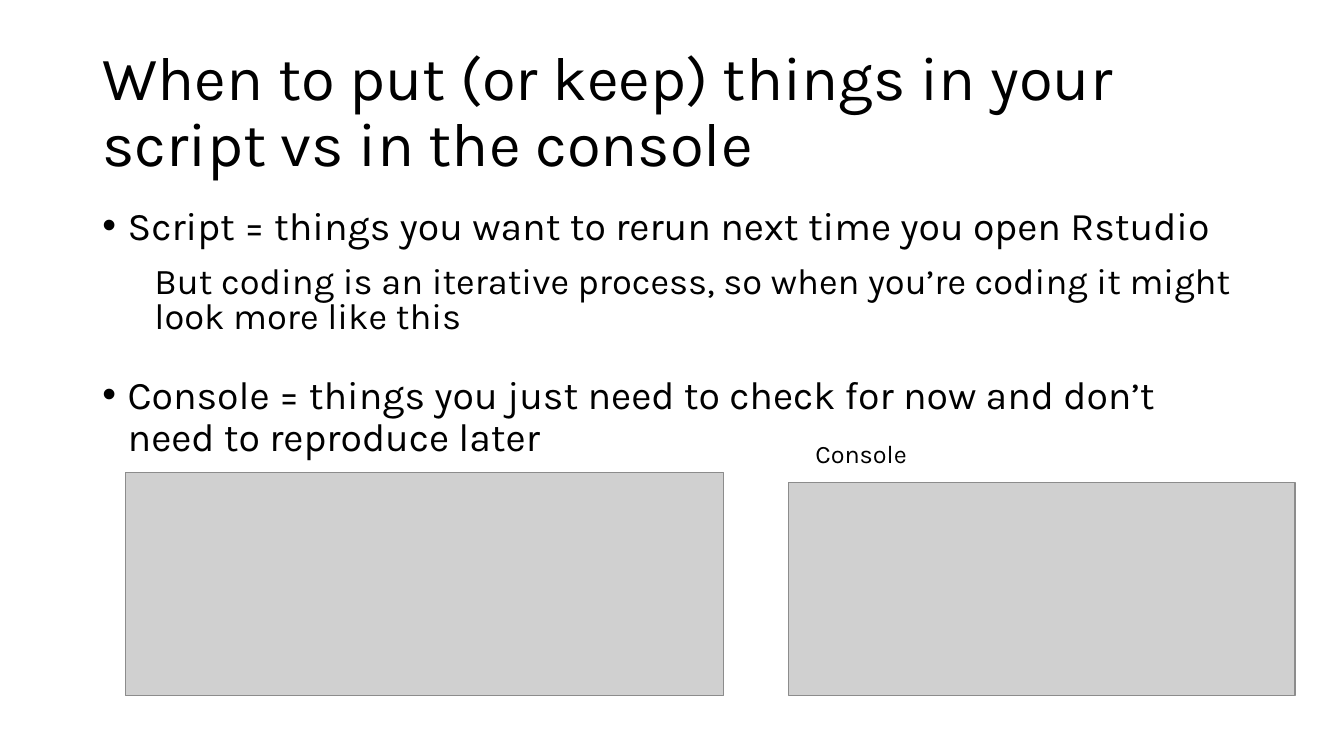
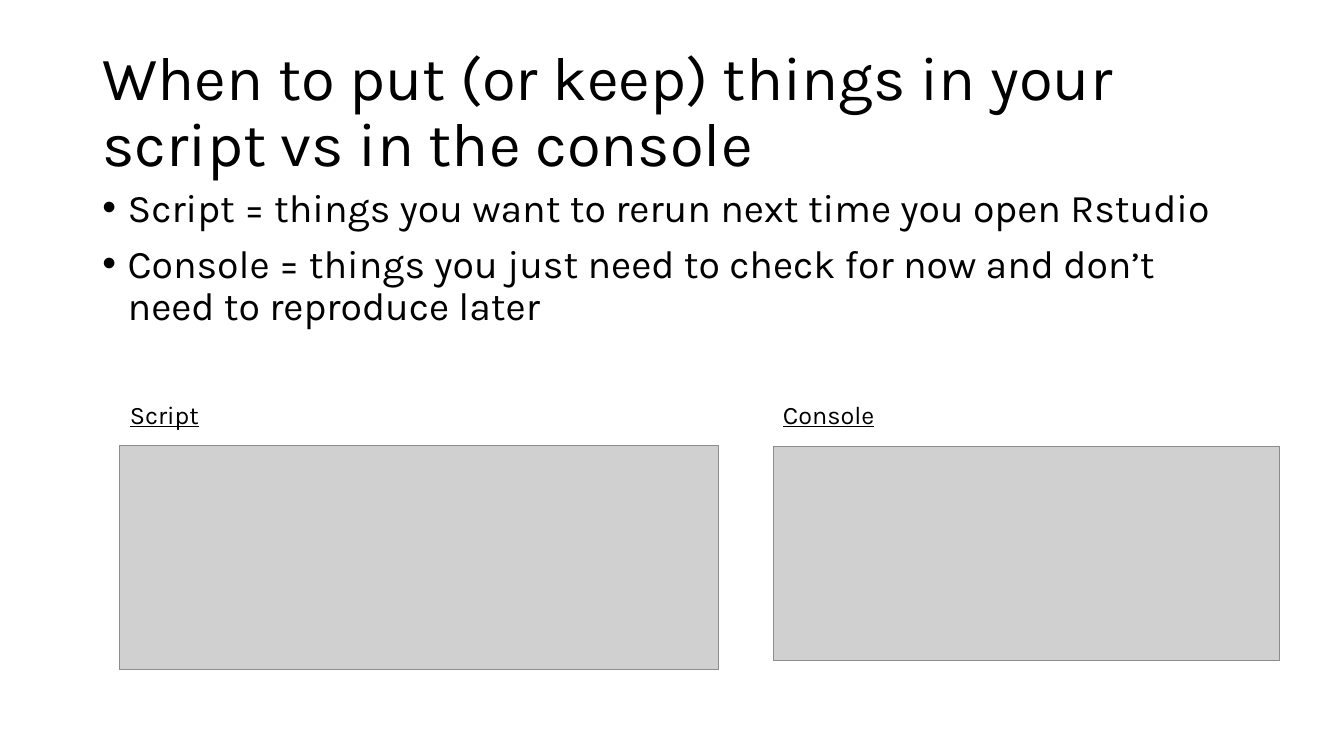
Before and after one commit to wwoelmer/R_Workshop_UoW_2024, a slide deck: slide 16 of R Workshop.pptx. Drawn at 1344x756 pixels with LibreOffice and Linux fonts; fonts in the diff are those of the drawing; grey boxes stand for pictures. Boxes give left, top, right and bottom in pixels: in the first picture for what was removed or moved away, otherwise in the second. Text is boxed around its words. In the diff, an @@ line names an element or a change of style, - is before the commit and + after.

```diff
--- a/R Workshop.pptx
+++ b/R Workshop.pptx
@@ text "Script = things you want ..." rewrapped from (128, 213, 1209, 461) to (128, 195, 1209, 330) @@
@@ text removed at (154, 269, 1231, 330) @@
-But coding is an iterative process, so when you’re coding it might look more like this
@@ text added at (130, 406, 199, 430), 18 pt, text #000000, underline @@
+Script
@@ text "Console": place and size @@
-text "Console" at (815, 445, 906, 464)
+text "Console" at (783, 406, 874, 427)
@@ text "Console" at (783, 406, 874, 427): underline on @@
@@ picture: place and size @@
-picture at (125, 472, 724, 696)
+picture at (120, 446, 719, 669)
@@ picture: place and size @@
-picture at (789, 483, 1296, 696)
+picture at (773, 447, 1279, 659)
```
Also in this commit, not shown: 4 other slides changed, 2 slides removed.
